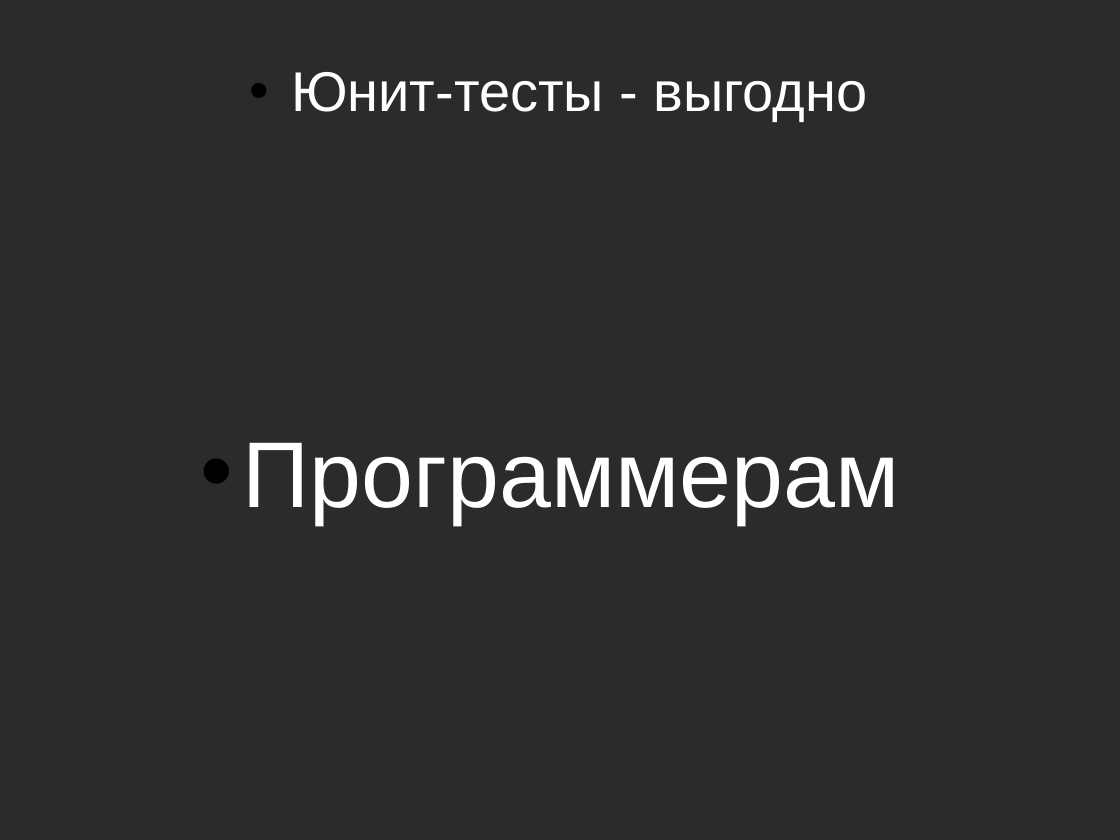
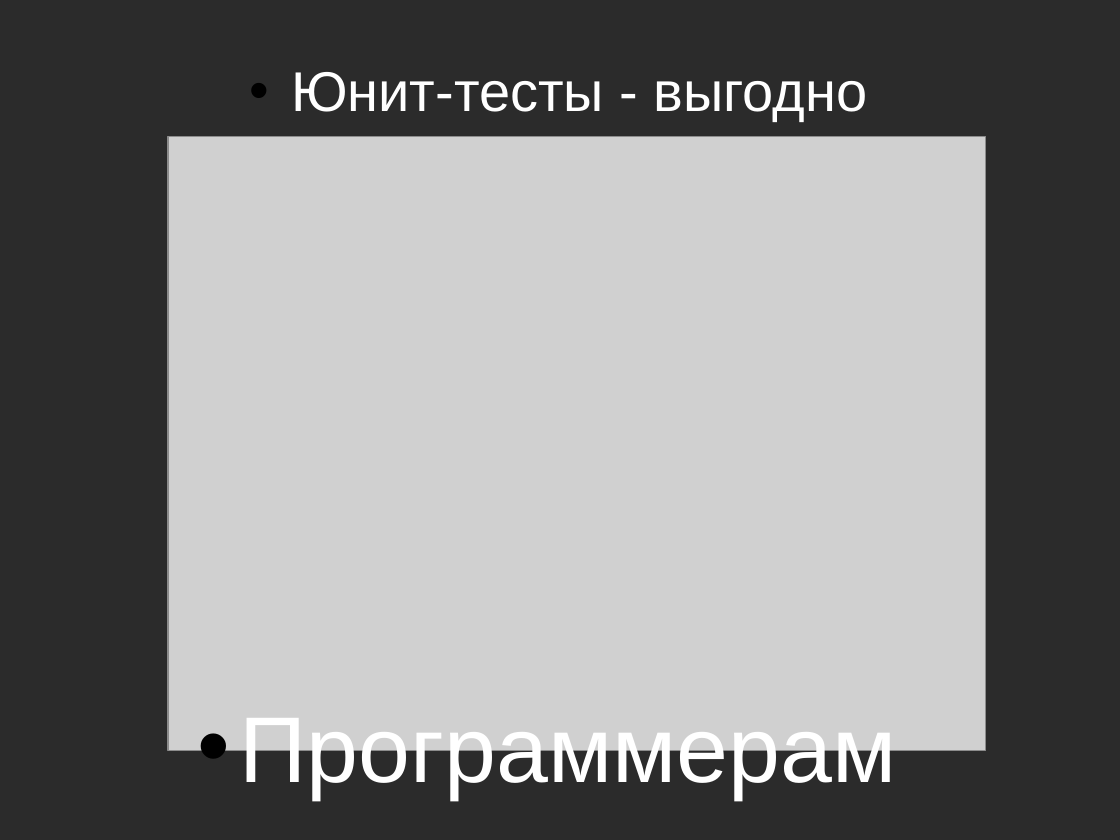
Before and after one commit to asolntsev/presentations, a slide deck: slide 25 of ui-tests/the_fast_and_the_continuous.seleniumcamp2014.odp (slide 13 before the commit). Drawn at 1120x840 pixels with LibreOffice and Linux fonts; fonts in the diff are those of the drawing; grey boxes stand for pictures; background and template pictures are left out; a plain dark background stands for a picture behind light text. Boxes give left, top, right and bottom in pixels: in the first picture for what was removed or moved away, otherwise in the second. Text is boxed around its words. In the diff, an @@ line names an element or a change of style, - is before the commit and + after.

```diff
--- a/ui-tests/the_fast_and_the_continuous.seleniumcamp2014.odp
+++ b/ui-tests/the_fast_and_the_continuous.seleniumcamp2014.odp
@@ picture added at [168, 137, 986, 750] @@
@@ text "Программерам": place and size @@
-text "Программерам" at [243, 442, 900, 524]
+text "Программерам" at [240, 718, 897, 799]
```
Also in this commit, not shown: 2 other slides changed, 13 slides added, 1 slide removed.
